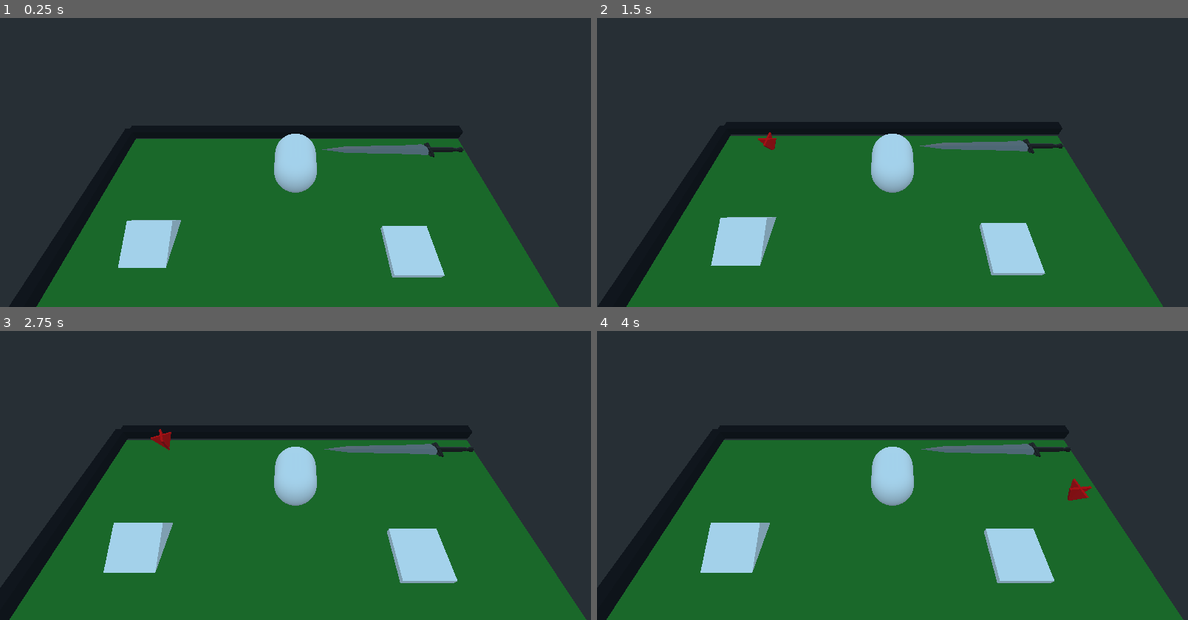
Above: before the commit, frames 1-4 (two rows, left to right).
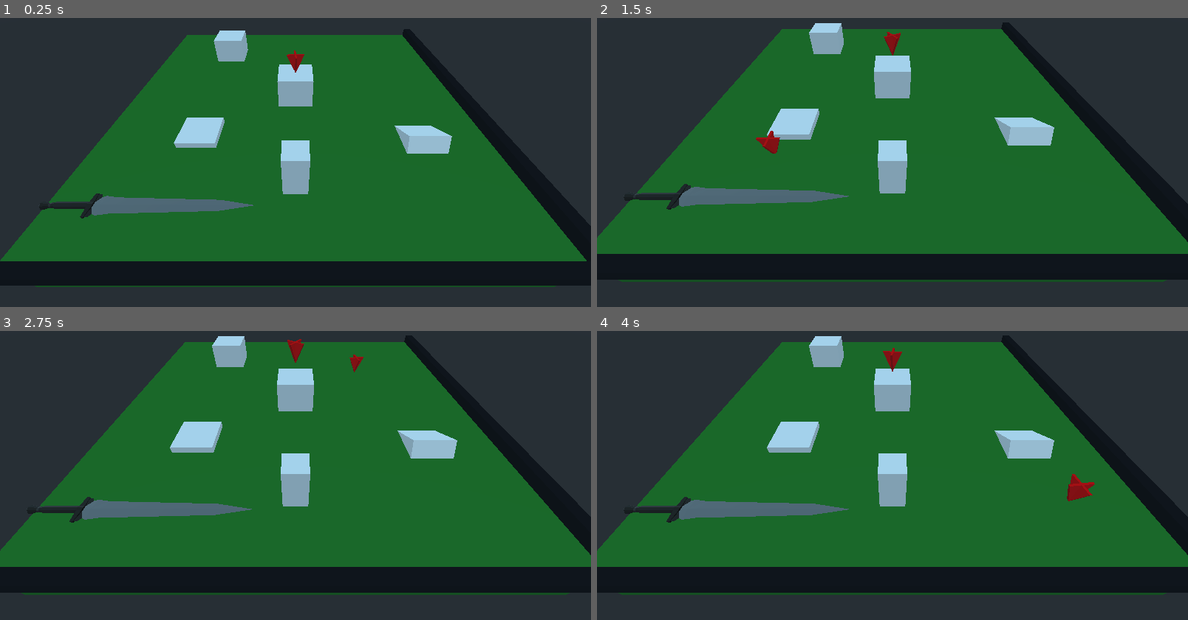
Above: after the commit, the same moments.

Repository: ankeris/godot_game
Game: Godot game, scene res://Main.tscn
Same seed, same stepped clock (60 frames per second), same inputs: the game is played once before the commit and once after it.
Inputs (mouse positions are in pixels of both pictures, inside the frame that each line leads up to):
- Up to frame 1 (0.25 s): no input
- Up to frame 2 (1.5 s): tap Enter at 0.5 s; move the mouse to (1022, 116) at 0.52 s; click (1022, 116) at 0.67 s; move the mouse to (774, 150) at 1.27 s; click (774, 150) at 1.42 s
- Up to frame 3 (2.75 s): move the mouse to (354, 371) at 2.02 s; click (354, 371) at 2.17 s
- Up to frame 4 (4 s): move the mouse to (862, 515) at 2.77 s; click (862, 515) at 2.92 s; move the mouse to (1069, 498) at 3.52 s; click (1069, 498) at 3.67 s

The runs differ from the first frame. In frame 1, 48% of the frame differs, in the area x 0-100%, y 3-100%; in frame 2, 52%, in the area x 0-100%, y 1-100%; in frame 3, 50%; in frame 4, 50%.

Commit message:
shit works

Diff:
--- a/Main.tscn
+++ b/Main.tscn
@@ -25,4 +25,4 @@
 transform = Transform( 1, 0, 0, 0, 1, 0, 0, 0, 1, 0, 1.83848, 0 )
 
 [node name="Player" parent="." instance=ExtResource( 6 )]
-transform = Transform( 1, 0, 0, 0, 1, 0, 0, 0, 1, 0, 1.75202, -6.96268 )
+transform = Transform( 1, 0, 0, 0, 1, 0, 0, 0, 1, 0, 1.49198, -6.978 )
--- /dev/null
+++ b/MeshInstance.gd
@@ -0,0 +1,4 @@
+extends MeshInstance
+
+func _ready():
+	pass
--- /dev/null
+++ b/Spatial.gd
@@ -0,0 +1,4 @@
+extends Spatial
+
+func _ready():
+	pass
--- a/character/MeshInstance.gd
+++ /dev/null
@@ -1,17 +0,0 @@
-extends MeshInstance
-
-onready var dummy_direction = $"../dummy_direction"
-var speed = 0.2
-
-func _ready():
-	pass
-
-func turn_to_smooth(target_direction: Vector3):
-	dummy_direction.turn_to(target_direction)
-
-func _physics_process(delta):
-	var from = Quat(transform.basis.orthonormalized())
-	var to = Quat(dummy_direction.transform.basis.orthonormalized())
-	# find halfway point between a and b
-	var c = from.slerp(to, speed)
-	transform.basis = Basis(c)
--- a/character/Player.gd
+++ b/character/Player.gd
@@ -7,7 +7,6 @@
 var path_ind = 0
 const move_speed = 6
 var previous_coord = null
-var value = 0
 #onready var player_body_animation = $player_body/AnimationPlayer
 
 func _ready():
--- a/character/Player.tscn
+++ b/character/Player.tscn
@@ -5,28 +5,28 @@
 [ext_resource path="res://character/Camera.gd" type="Script" id=3]
 [ext_resource path="res://character/player_body.gd" type="Script" id=4]
 
-[sub_resource type="CapsuleMesh" id=3]
+[sub_resource type="BoxShape" id=1]
 
-[sub_resource type="BoxShape" id=2]
+[sub_resource type="CubeMesh" id=2]
 
 [node name="Player" type="KinematicBody"]
-transform = Transform( 1, 0, 1.74846e-007, 0, 1, 0, -1.74846e-007, 0, 1, 0, 0.94, 0 )
 script = ExtResource( 1 )
 
 [node name="dummy_direction" type="MeshInstance" parent="."]
-transform = Transform( 1, 0, 1.74846e-007, 0, 1, 0, -1.74846e-007, 0, 1, 0, 0, 0 )
 script = ExtResource( 2 )
 
 [node name="Camera" type="Camera" parent="."]
-transform = Transform( 1, 0, 0, 0, 0.680337, 0.732899, 0, -0.732899, 0.680337, 0, 9.56, 7.079 )
+transform = Transform( -1, -5.96334e-008, 6.39266e-008, 0, 0.731235, 0.682126, -8.74228e-008, 0.682126, -0.731235, 0, 7.3288, -5.97523 )
 script = ExtResource( 3 )
 
-[node name="player_body" type="MeshInstance" parent="."]
-transform = Transform( 0.5, 0, 0, 0, 2.95, 0, 0, 0, 0.5, 0, 0, 0 )
-mesh = SubResource( 3 )
-material/0 = null
+[node name="CollisionShape" type="CollisionShape" parent="."]
+transform = Transform( 0.295778, 0, 0, 0, 1, 0, 0, 0, 0.381525, 0, 0.11, 0 )
+shape = SubResource( 1 )
+
+[node name="player_body" type="Spatial" parent="."]
 script = ExtResource( 4 )
 
-[node name="CollisionShape" type="CollisionShape" parent="."]
-transform = Transform( 0.316952, 0, 0, 0, 0.656939, 0, 3.55271e-015, 0, 0.333746, 0, 0, 0 )
-shape = SubResource( 2 )
+[node name="body" type="MeshInstance" parent="player_body"]
+transform = Transform( -0.5, -7.54979e-008, 6.60024e-015, 0, -2.18557e-008, -1, 7.54979e-008, -0.5, 4.37114e-008, 0, 0, 0 )
+mesh = SubResource( 2 )
+material/0 = null
--- a/character/body.gd
+++ /dev/null
@@ -1,19 +0,0 @@
-extends MeshInstance
-
-onready var dummy_direction = $"../dummy_direction"
-onready var TweenNode = $Tween
-var speed = 0.2
-
-func _ready():
-	pass
-
-func turn_to_smooth(target_direction: Vector3):
-	dummy_direction.turn_to(target_direction)
-
-
-func _physics_process(delta):
-	var from = Quat(transform.basis)
-	var to = Quat(dummy_direction.transform.basis)
-	# find halfway point between a and b
-	var c = from.slerp(to, speed)
-	transform.basis = Basis(c)
--- a/character/player_body.gd
+++ b/character/player_body.gd
@@ -1,18 +1,15 @@
 extends Spatial
 
 onready var dummy_direction = $"../dummy_direction"
-var speed = 0.2
-
-func _ready():
-	pass
+var speed = 0.1
 
 func turn_to_smooth(target_direction: Vector3):
 	dummy_direction.turn_to(target_direction)
 
-func _physics_process(delta):
-	var from = Quat(transform.basis)
-	var to = Quat(dummy_direction.transform.basis)
-
+func _process(delta):
+	var from = transform.basis.get_rotation_quat()
+	var to = dummy_direction.transform.basis.get_rotation_quat()
 	# find halfway point between a and b
-	var c = from.slerp(to, 0.1)
+	var c = from.slerp(to, speed)
 	transform.basis = Basis(c)
+	pass
--- a/character/player_body.tscn
+++ /dev/null
@@ -1,19 +0,0 @@
-[gd_scene load_steps=3 format=2]
-
-[ext_resource path="res://assets/human_body/human.dae" type="PackedScene" id=1]
-[ext_resource path="res://assets/human_body/skin.material" type="Material" id=2]
-
-[node name="player_body" index="0" instance=ExtResource( 1 )]
-transform = Transform( -1, 0, -8.74228e-008, 0, 1, 0, 8.74228e-008, 0, -1, 0, 0, 0 )
-
-[node name="Armature001" parent="." index="0"]
-transform = Transform( -1, 0, -3.89414e-007, 0, 1, 0, 3.89414e-007, 0, -1, 0, 0, 0 )
-
-[node name="Skeleton" parent="Armature001" index="0"]
-transform = Transform( 1, 0, 0, 0, 1, 0, 0, 0, 1, 0, -1.18221, 0 )
-
-[node name="Body" parent="Armature001/Skeleton" index="0"]
-material/0 = ExtResource( 2 )
-
-[node name="AnimationPlayer" parent="." index="1"]
-playback_process_mode = 0
Not shown, added: character_copy.rar
